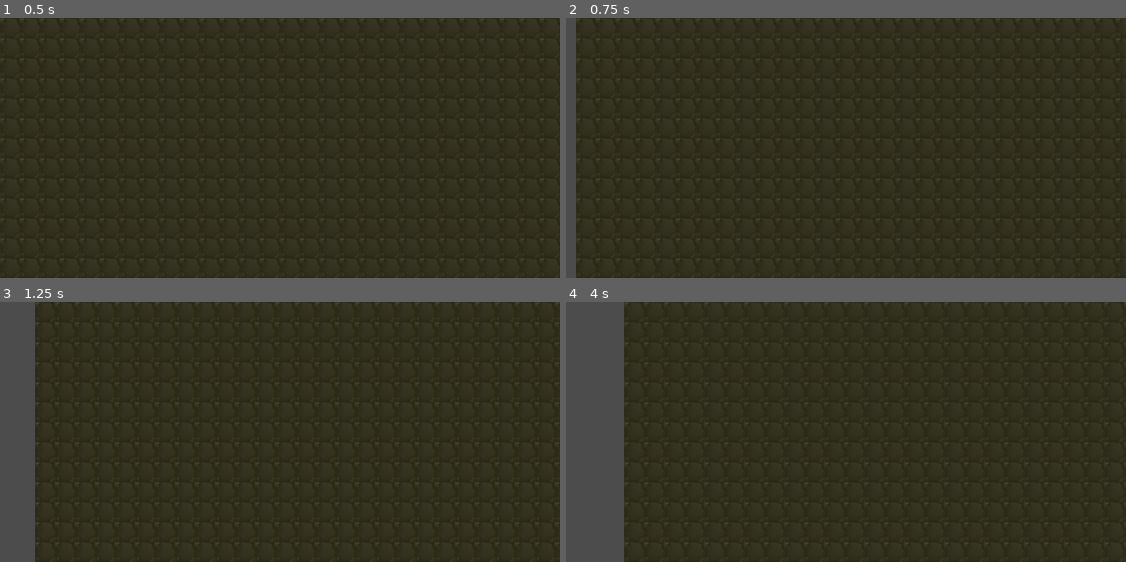
Above: before the commit, frames 1-4 (two rows, left to right).
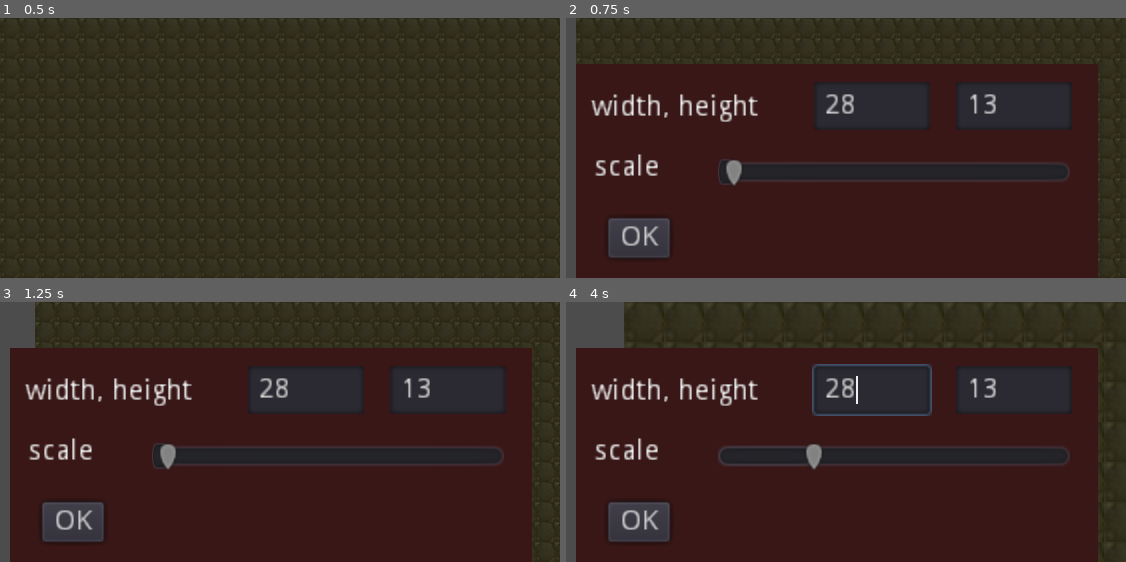
Above: after the commit, the same moments.

Repository: tbs1-bo/flipflapflop
Game: Godot game, scene res://Main.tscn
The game is run twice, just before and just after one commit, with the same random seed, the same clock (stepped at 60 frames per second) and the same inputs.
Inputs (mouse positions are in pixels of both pictures, inside the frame that each line leads up to):
- Up to frame 1 (0.5 s): no input
- Up to frame 2 (0.75 s): tap Enter at 0.5 s; move the mouse to (969, 135) at 0.52 s; hold Right (ui_right) from 0.53 s (still down); hold Space (ui_select) from 0.53 s (still down); click (969, 135) at 0.67 s
- Up to frame 3 (1.25 s): keep holding Right (ui_right); keep holding Space (ui_select)
- Up to frame 4 (4 s): release Right (ui_right) at 1.25 s; release Space (ui_select) at 1.25 s; click (638, 523) at 1.25 s, where only the run after the commit has a clickable "OK"; tap Space (ui_select) at 2 s; drag from (734, 445) to (818, 484) at 2.02 s; click (638, 523) at 2.75 s, where only the run after the commit has a clickable "OK"; tap Enter at 3.5 s; move the mouse to (902, 374) at 3.52 s; hold Right (ui_right) from 3.53 s (still down); hold Space (ui_select) from 3.53 s (still down); click (902, 374) at 3.67 s

Frame 1 is identical in both runs. In frame 2, 34% of the frame differs, in the area x 1-95%, y 17-100%; in frame 3, 36%; in frame 4, 37%, in the area x 1-98%, y 0-100%.

Commit message:
added config scene.

Diff:
--- /dev/null
+++ b/godot_emu/Config.gd
@@ -0,0 +1,19 @@
+extends Node2D
+
+signal size_changed
+
+# Called when the node enters the scene tree for the first time.
+#func _ready():
+#	pass
+
+# Called every frame. 'delta' is the elapsed time since the previous frame.
+#func _process(delta):
+#	pass
+
+
+func _on_Button_pressed():
+	var width = int($LineEditWidth.text)
+	var height = int($LineEditHeight.text)
+	var scale = $HSliderScale.value
+	self.visible = false
+	emit_signal("size_changed", width, height, scale)
--- /dev/null
+++ b/godot_emu/Config.tscn
@@ -0,0 +1,62 @@
+[gd_scene load_steps=2 format=2]
+
+[ext_resource path="res://Config.gd" type="Script" id=1]
+
+[node name="Config" type="Node2D"]
+script = ExtResource( 1 )
+
+[node name="ColorRect" type="ColorRect" parent="."]
+margin_left = 5.0
+margin_top = 23.0
+margin_right = 266.0
+margin_bottom = 130.0
+color = Color( 0.227451, 0.0941176, 0.0941176, 1 )
+
+[node name="LineEditWidth" type="LineEdit" parent="."]
+margin_left = 124.0
+margin_top = 32.0
+margin_right = 182.0
+margin_bottom = 56.0
+rect_pivot_offset = Vector2( 44, 64 )
+text = "28"
+
+[node name="LineEditHeight" type="LineEdit" parent="."]
+margin_left = 195.0
+margin_top = 32.0
+margin_right = 253.0
+margin_bottom = 56.0
+rect_pivot_offset = Vector2( 44, 64 )
+text = "13"
+
+[node name="Label" type="Label" parent="."]
+margin_left = 13.0
+margin_top = 32.0
+margin_right = 96.0
+margin_bottom = 59.0
+text = "width, height"
+valign = 1
+
+[node name="Label2" type="Label" parent="."]
+margin_left = 13.8889
+margin_top = 62.2222
+margin_right = 96.8889
+margin_bottom = 89.2222
+text = "scale"
+valign = 1
+
+[node name="Button" type="Button" parent="."]
+margin_left = 21.0
+margin_top = 100.0
+margin_right = 52.0
+margin_bottom = 120.0
+text = "OK"
+
+[node name="HSliderScale" type="HSlider" parent="."]
+margin_left = 76.0
+margin_top = 69.0
+margin_right = 252.0
+margin_bottom = 85.0
+min_value = 1.0
+max_value = 5.0
+value = 1.0
+[connection signal="pressed" from="Button" to="." method="_on_Button_pressed"]
--- a/godot_emu/Main.gd
+++ b/godot_emu/Main.gd
@@ -33,6 +33,9 @@
 		tmap.position.y += STEP_SIZE * delta
 
 func _input(event):
+	if event.is_action_pressed('ui_select') or event is InputEventMouseButton:
+		$Config.visible = true
+
 	if event.is_action_pressed("ui_cancel"):
 		tmap.position = Vector2(0, 0)
 		tmap.scale = Vector2(1, 1)
--- a/godot_emu/Main.tscn
+++ b/godot_emu/Main.tscn
@@ -1,7 +1,8 @@
-[gd_scene load_steps=3 format=2]
+[gd_scene load_steps=4 format=2]
 
 [ext_resource path="res://Main.gd" type="Script" id=1]
 [ext_resource path="res://Map.tscn" type="PackedScene" id=2]
+[ext_resource path="res://Config.tscn" type="PackedScene" id=3]
 
 [node name="Main" type="Node2D"]
 script = ExtResource( 1 )
@@ -15,4 +16,9 @@
 [node name="TimerHideLabel" type="Timer" parent="."]
 wait_time = 2.0
 one_shot = true
+
+[node name="Config" parent="." instance=ExtResource( 3 )]
+visible = false
+scale = Vector2( 2, 2 )
 [connection signal="timeout" from="TimerHideLabel" to="." method="_on_Timer_timeout"]
+[connection signal="size_changed" from="Config" to="Map" method="_on_Config_size_changed"]
--- a/godot_emu/Map.gd
+++ b/godot_emu/Map.gd
@@ -55,3 +55,11 @@
 		if x >= width:
 			x = 0
 			y += 1
+
+
+func _on_Config_size_changed(w, h, sc):
+	width = w
+	height = h
+	tilemap.scale.x = sc
+	tilemap.scale.y = sc
+	clear_display()
